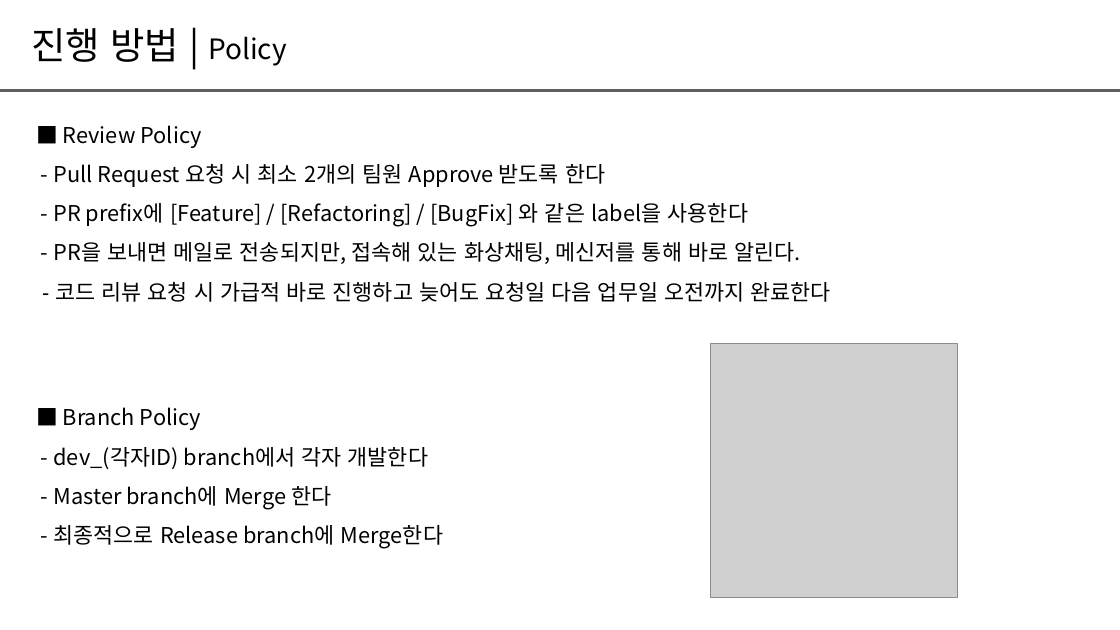
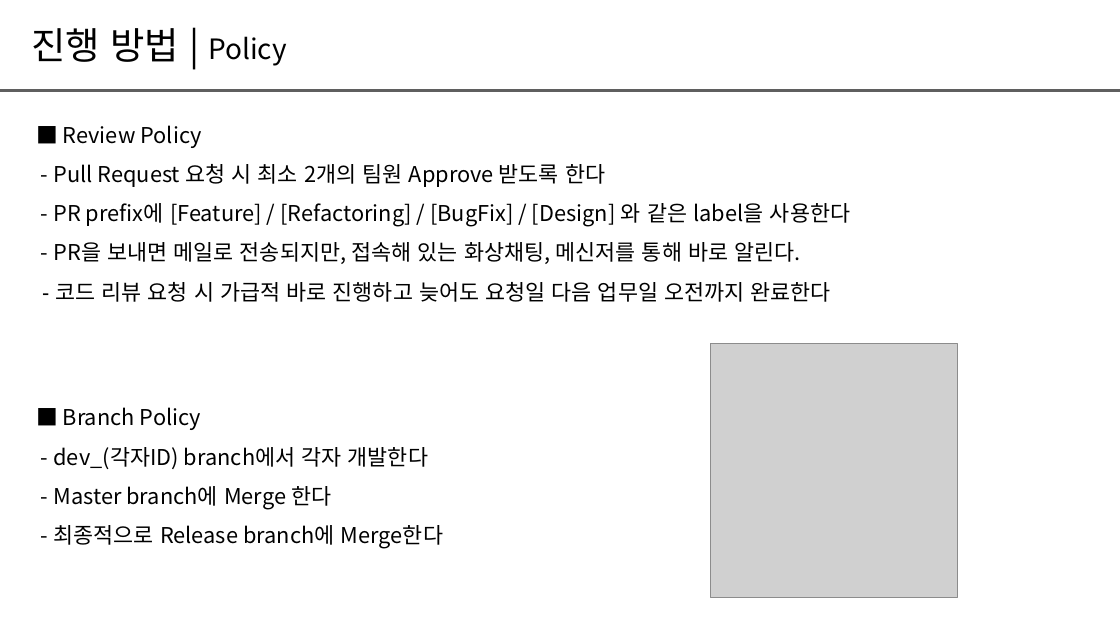
Before and after one commit to dongyub1015/Hit, a slide deck: slide 4 of Doc/CRA팀프로젝트_22년_9차_H팀_Hit.pptx. Drawn at 1120x630 pixels with LibreOffice and Linux fonts; fonts in the diff are those of the drawing; grey boxes stand for pictures. Boxes give left, top, right and bottom in pixels: in the first picture for what was removed or moved away, otherwise in the second. Text is boxed around its words. In the diff, an @@ line names an element or a change of style, - is before the commit and + after.

```diff
--- a/Doc/CRA팀프로젝트_22년_9차_H팀_Hit.pptx
+++ b/Doc/CRA팀프로젝트_22년_9차_H팀_Hit.pptx
@@ text at (53,203,850,227): text changed @@
-- PR prefix에 [Feature] / [Refactoring] / [BugFix] 와 같은 label을 사용한다
+- PR prefix에 [Feature] / [Refactoring] / [BugFix] / [Design] 와 같은 label을 사용한다
```
Also in this commit, not shown: 5 other slides changed, 2 slides added, 1 slide removed.
